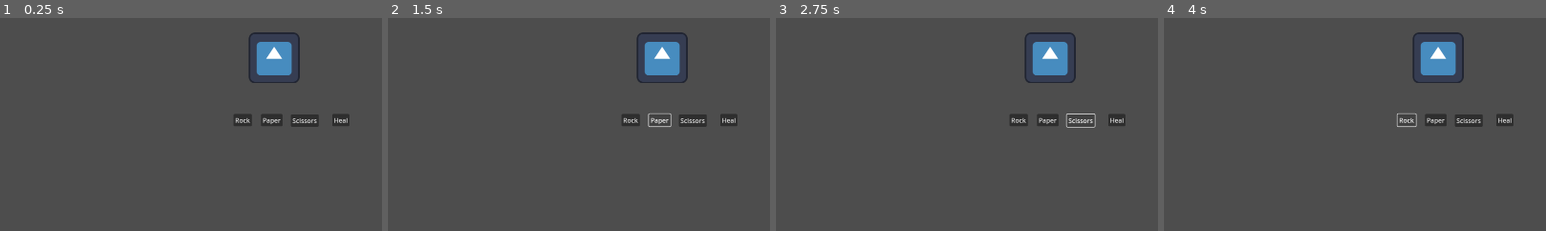
Above: before the commit, frames 1-4 (left to right).
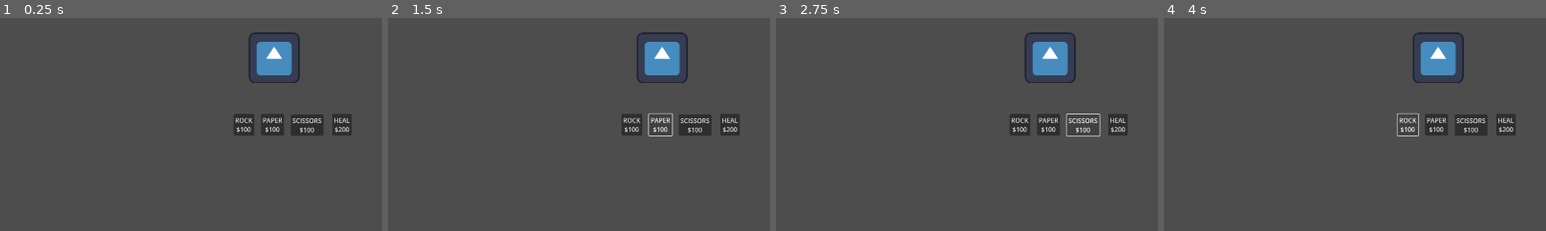
Above: after the commit, the same moments.

Repository: We-Are-Gamers/LD54
Game: Godot game, scene res://ads/game_scene.tscn
Two runs of this game, one before a commit and one after it. Both use one fixed random seed, a clock stepped at 60 frames per second and the inputs below. The engine's default icon, where the game draws it, is replaced by a stand-in: a white triangle on a blue panel in a dark square.
Inputs:
- Up to frame 1 (0.25 s): no input
- Up to frame 2 (1.5 s): click "Rock" (after the commit: "ROCK $100") at 0.5 s; click "Paper" (after the commit: "PAPER $100") at 1.25 s
- Up to frame 3 (2.75 s): click "Scissors" (after the commit: "SCISSORS $100") at 2 s
- Up to frame 4 (4 s): click "Heal" (after the commit: "HEAL $200") at 2.75 s; click "Rock" (after the commit: "ROCK $100") at 3.5 s
The pictures show only the part of the screen within x 50-100%, y 36-86%; the shares and areas given below are measured in that part.

The runs differ from the first frame. In frame 1, 1.3% of the frame differs, in the area x 61-92%, y 45-56%; in frame 2, 1.2%; in frame 3, 1.1%; in frame 4, 1.2%.

Commit message:
Add cost to buttons

Diff:
--- a/rpg/player.gd
+++ b/rpg/player.gd
@@ -9,6 +9,7 @@
 @export var rock_power: int
 @export var paper_power: int
 @export var scissor_power: int
+@export var cost_multiplier: int = 100
 
 signal update_health(current_health)
 signal player_attack(damage, type)
@@ -17,6 +18,10 @@
 func _ready():
 	current_health = max_health
 	$VBoxContainer/HealthBar.update_health(current_health)
+	update_button("rock", rock_power)
+	update_button("paper", paper_power)
+	update_button("scissors", scissor_power)
+	update_button("heal", heal_amount)
 
 
 # Called every frame. 'delta' is the elapsed time since the previous frame.
@@ -53,3 +58,18 @@
 func _on_enemy_attack(damage, type):
 	current_health -= damage
 	$VBoxContainer/HealthBar.update_health(current_health)
+
+
+func update_button(type, power):
+	var real_cost = [get_cost(power)]
+	if(type == "rock"):
+		$ActionMenu/Rock.text = "ROCK\n${0}".format(real_cost)
+	elif(type == "paper"):
+		$ActionMenu/Paper.text = "PAPER\n${0}".format(real_cost)
+	elif(type == "scissors"):
+		$ActionMenu/Scissors.text = "SCISSORS\n${0}".format(real_cost)
+	elif(type == "heal"):
+		$ActionMenu/Heal.text = "HEAL\n${0}".format(real_cost)
+
+func get_cost(power) -> int:
+	return power * cost_multiplier
